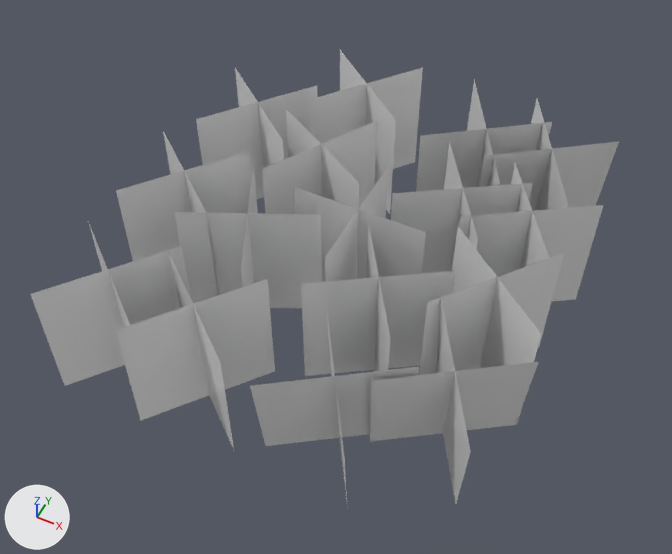
Before and after pictures for a commit that changed the OBJ model Isola/Natura_tscn/grassMesh.obj.
Rendered twice from a 50 mm lens placed at (3.85, -8.38, 9.91), pointed at (-0.19, -0.3, -0.19). The axes (+X, +Y, +Z) are drawn at lower left. The lights are the same throughout. Where no turn or scale is listed for an object, it has been applied to the vertices.
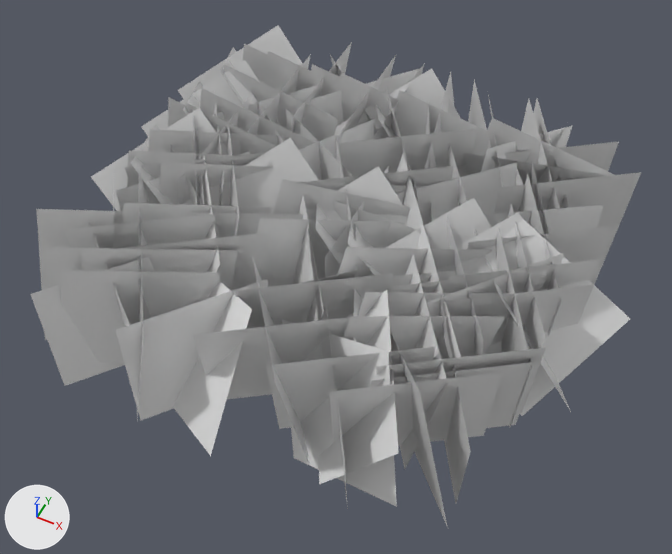
What differs and where, as boxes (x1, y1, x2, y2) in the pictures (672 x 554 px; the box of a moved part takes in the faces that stretch with it):
'Plane.031', reshaped (10% taller)
    before: (30, 50, 619, 509)
    after: (30, 25, 641, 528)
part 1 of me_plane_031, moved or reshaped
    before: (416, 122, 552, 192)
    after: (340, 129, 477, 177)
part 2 of me_plane_031, moved or reshaped
    before: (250, 367, 419, 446)
    after: (234, 273, 393, 328)
part 3 of me_plane_031, rebuilt
    before: (391, 183, 533, 273)
    after: (396, 163, 517, 226)
part 4 of me_plane_031, rebuilt
    before: (168, 251, 234, 450)
    after: (173, 270, 252, 456)
part 5 of me_plane_031, rebuilt
    before: (262, 121, 377, 214)
    after: (268, 119, 375, 180)
part 6 of me_plane_031, rebuilt
    before: (340, 50, 396, 214)
    after: (330, 55, 382, 139)
part 7 of me_plane_031, rebuilt
    before: (366, 223, 390, 372)
    after: (353, 225, 363, 342)
part 8 of me_plane_031, rebuilt
    before: (452, 226, 541, 425)
    after: (435, 285, 594, 345)
part 9 of me_plane_031, built on
    before: (241, 165, 258, 287)
    after: (36, 25, 641, 528)

The edits, one by one:
me_plane_031 is used by ob_plane_031; location (0.0, 0.0, 0.0).
me_plane_031 had 128 vertices, 32 faces and spanned x -3.34..3.04, y -3.46..3.63, z -1.17..1.17.
me_plane_031 now has 484 vertices, 121 faces and spans x -4.15..3.84, y -3.57..3.74, z -1.29..1.51.
me_plane_031 part 1: the loose piece of 4 vertices spanning x -0.01..1.8, y 1.89..3.34, z -1.03..1.03 is moved by (-0.87, -0.96, 0.25).
me_plane_031 part 2: the loose piece of 4 vertices spanning x -0.01..1.8, y -3.18..-1.73, z -1.03..1.03 is moved by (-0.82, 1.05, 0.2).
me_plane_031 part 3: the loose piece of 4 vertices spanning x 0.29..1.97, y 0.49..1.58, z -1.0..1.0 is rebuilt with 4 vertices and now spans x 0.13..2.13, y 0.29..1.78, z -1.08..1.08.
me_plane_031 part 4: the loose piece of 4 vertices spanning x -1.89..-0.33, y -3.08..-1.83, z -1.0..1.0 is rebuilt with 4 vertices and now spans x -1.89..-0.33, y -3.57..-1.34, z -1.17..1.17.
me_plane_031 part 5: the loose piece of 4 vertices spanning x -1.59..-0.58, y 0.13..1.85, z -1.0..1.0 is rebuilt with 4 vertices and now spans x -1.52..-0.64, y -0.03..2.0, z -1.09..1.09.
me_plane_031 part 6: the loose piece of 4 vertices spanning x -1.89..-0.33, y 1.99..3.24, z -1.0..1.0 is rebuilt with 4 vertices and now spans x -1.89..-0.33, y 1.69..3.54, z -1.15..1.15.
me_plane_031 part 7: the loose piece of 4 vertices spanning x 0.23..1.32, y -1.85..-0.17, z -1.0..1.0 is rebuilt with 4 vertices and now spans x 0.1..1.45, y -2.1..0.08, z -1.01..1.01.
me_plane_031 part 8: the loose piece of 4 vertices spanning x 1.39..2.95, y -1.1..0.15, z -0.83..1.17 is rebuilt with 4 vertices and now spans x 1.48..3.29, y -1.17..0.27, z -0.85..1.21.
me_plane_031 part 9: 4 vertices removed from x -1.74..-0.89, y -1.66..0.15, z -1.0..1.0; 360 vertices added at x -4.15..3.84, y -3.33..3.74, z -1.29..1.51.
